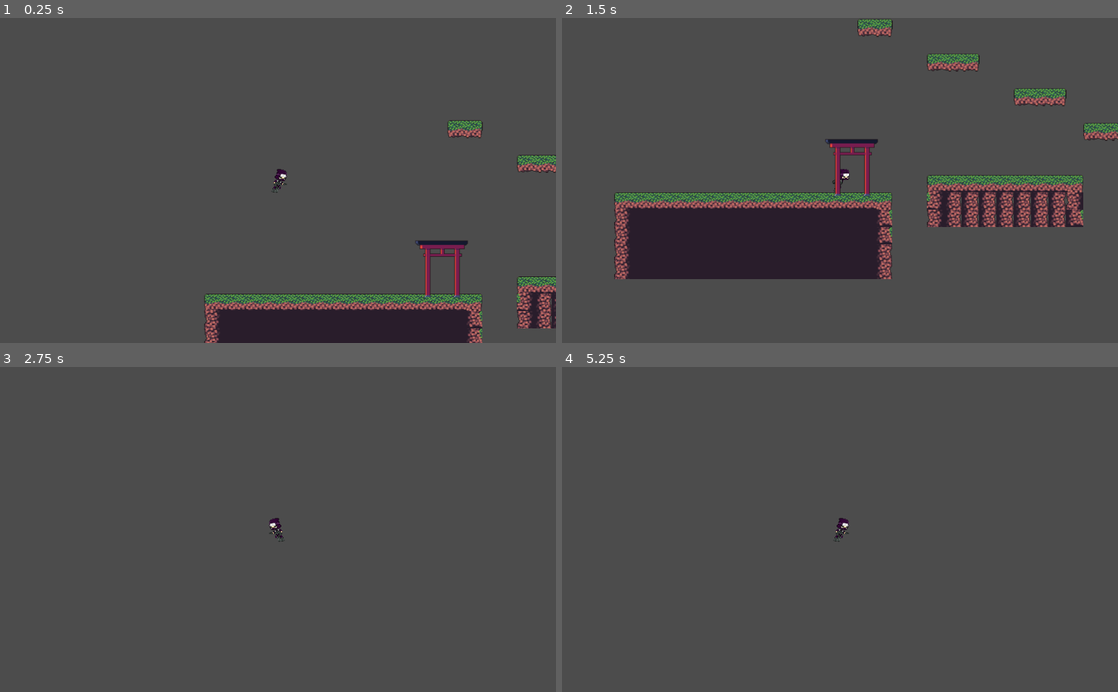
Above: before the commit, frames 1-4 (two rows, left to right).
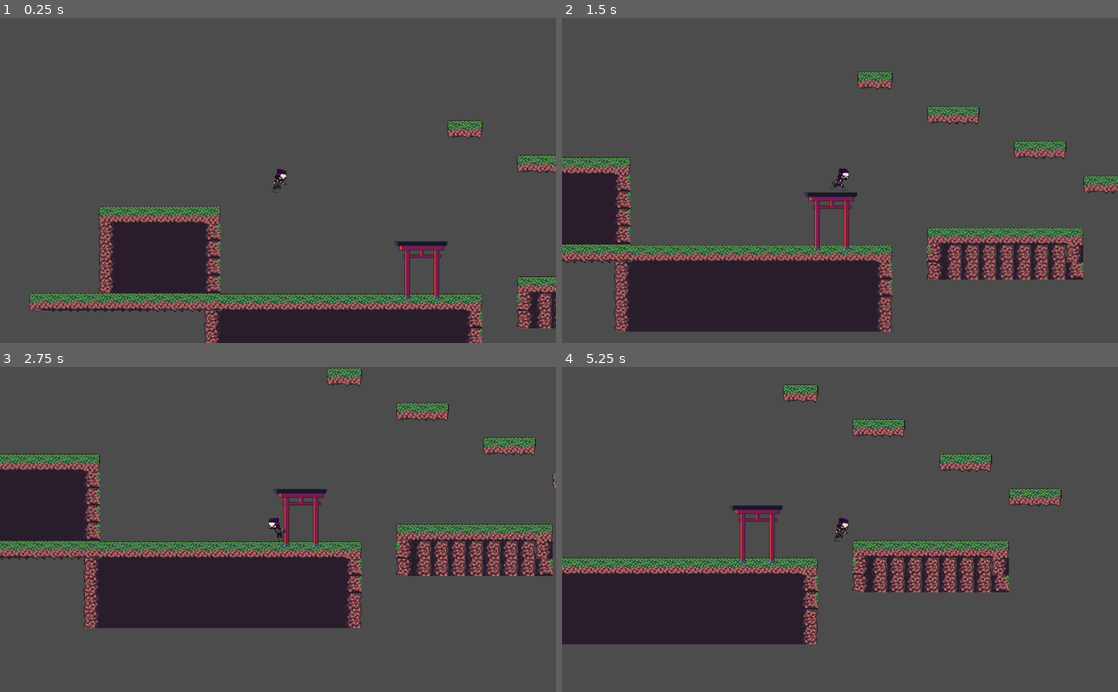
Above: after the commit, the same moments.

Repository: samopro/Robot-Ninja
Game: Godot game, scene res://Level1.tscn
Two runs of this game, one before a commit and one after it. Both use one fixed random seed, a clock stepped at 60 frames per second and the inputs below. The project has no main scene, so this scene is started directly.
Inputs:
- Up to frame 1 (0.25 s): no input
- Up to frame 2 (1.5 s): hold Right (ui_right) from 0.53 s (still down); tap Space (ui_select) at 0.77 s
- Up to frame 3 (2.75 s): tap Space (ui_select) at 1.52 s; release Right (ui_right) at 2.03 s; hold Left (ui_left) from 2.03 s (still down)
- Up to frame 4 (5.25 s): release Left (ui_left) at 2.78 s; hold Right (ui_right) 2.78-4.28 s; tap Space (ui_select) at 3.02, 3.77, 4.52 s; hold Left (ui_left) 4.28-5.03 s; hold Right (ui_right) from 5.03 s (still down)

The runs differ from the first frame. In frame 1, 8.1% of the frame differs, in the area x 5-85%, y 58-91%; in frame 2, 33%, in the area x 0-100%, y 0-97%; in frame 3, 24%; in frame 4, 18%.

Commit message:
TileOne-Way added, Tori as Tile added

Diff:
--- a/Level1.tscn
+++ b/Level1.tscn
@@ -13,6 +13,7 @@
 [ext_resource path="res://ASSETS/worldTiles/float_ground01.png" type="Texture" id=11]
 [ext_resource path="res://ASSETS/worldTiles/float_ground03.png" type="Texture" id=12]
 [ext_resource path="res://ASSETS/Platforms/Tori.png" type="Texture" id=13]
+[ext_resource path="res://ASSETS/worldTiles/ground09.png" type="Texture" id=14]
 
 [sub_resource type="ConvexPolygonShape2D" id=1]
 points = PoolVector2Array( 0, 0, 32, 0, 32, 32, 0, 32 )
@@ -22,6 +23,9 @@
 
 [sub_resource type="ConvexPolygonShape2D" id=3]
 points = PoolVector2Array( 0, 0, 33, 0, 33, 33, 0, 33 )
+
+[sub_resource type="ConvexPolygonShape2D" id=13]
+points = PoolVector2Array( 0, 0, 33, 0, 32.6375, 31.8622, 0, 32 )
 
 [sub_resource type="ConvexPolygonShape2D" id=4]
 points = PoolVector2Array( 0, 0, 32, 0, 32, 32, 0, 32 )
@@ -269,9 +273,217 @@
 "shape_transform": Transform2D( 1, 0, 0, 1, 0, 0 )
 } ]
 10/z_index = 0
+11/name = "ground09.png 11"
+11/texture = ExtResource( 14 )
+11/tex_offset = Vector2( 0, 0 )
+11/modulate = Color( 1, 1, 1, 1 )
+11/region = Rect2( 0, 0, 33, 32 )
+11/tile_mode = 0
+11/occluder_offset = Vector2( 0, 0 )
+11/navigation_offset = Vector2( 0, 0 )
+11/shape_offset = Vector2( 0, 0 )
+11/shape_transform = Transform2D( 1, 0, 0, 1, 0, 0 )
+11/shape = SubResource( 13 )
+11/shape_one_way = false
+11/shape_one_way_margin = 1.0
+11/shapes = [ {
+"autotile_coord": Vector2( 0, 0 ),
+"one_way": false,
+"one_way_margin": 1.0,
+"shape": SubResource( 13 ),
+"shape_transform": Transform2D( 1, 0, 0, 1, 0, 0 )
+} ]
+11/z_index = 0
+
+[sub_resource type="TileSet" id=14]
+0/name = "Tori.png 0"
+0/texture = ExtResource( 13 )
+0/tex_offset = Vector2( 0, 0 )
+0/modulate = Color( 1, 1, 1, 1 )
+0/region = Rect2( 14, 23, 98, 106 )
+0/tile_mode = 0
+0/occluder_offset = Vector2( 0, 0 )
+0/navigation_offset = Vector2( 0, 0 )
+0/shape_offset = Vector2( 0, 0 )
+0/shape_transform = Transform2D( 1, 0, 0, 1, 0, 0 )
+0/shape_one_way = false
+0/shape_one_way_margin = 0.0
+0/shapes = [  ]
+0/z_index = 0
+1/name = "float_ground01.png 1"
+1/texture = ExtResource( 11 )
+1/tex_offset = Vector2( 0, 0 )
+1/modulate = Color( 1, 1, 1, 1 )
+1/region = Rect2( -1, 0, 35, 32 )
+1/tile_mode = 0
+1/occluder_offset = Vector2( 0, 0 )
+1/navigation_offset = Vector2( 0, 0 )
+1/shape_offset = Vector2( 0, 0 )
+1/shape_transform = Transform2D( 1, 0, 0, 1, 0, 0 )
+1/shape_one_way = false
+1/shape_one_way_margin = 0.0
+1/shapes = [  ]
+1/z_index = 0
+2/name = "float_ground02.png 2"
+2/texture = ExtResource( 10 )
+2/tex_offset = Vector2( 0, 0 )
+2/modulate = Color( 1, 1, 1, 1 )
+2/region = Rect2( 0, 0, 32, 32 )
+2/tile_mode = 0
+2/occluder_offset = Vector2( 0, 0 )
+2/navigation_offset = Vector2( 0, 0 )
+2/shape_offset = Vector2( 0, 0 )
+2/shape_transform = Transform2D( 1, 0, 0, 1, 0, 0 )
+2/shape_one_way = false
+2/shape_one_way_margin = 0.0
+2/shapes = [  ]
+2/z_index = 0
+3/name = "float_ground03.png 3"
+3/texture = ExtResource( 12 )
+3/tex_offset = Vector2( 0, 0 )
+3/modulate = Color( 1, 1, 1, 1 )
+3/region = Rect2( 0, 0, 32, 33 )
+3/tile_mode = 0
+3/occluder_offset = Vector2( 0, 0 )
+3/navigation_offset = Vector2( 0, 0 )
+3/shape_offset = Vector2( 0, 0 )
+3/shape_transform = Transform2D( 1, 0, 0, 1, 0, 0 )
+3/shape_one_way = false
+3/shape_one_way_margin = 0.0
+3/shapes = [  ]
+3/z_index = 0
+4/name = "ground01.png 4"
+4/texture = ExtResource( 6 )
+4/tex_offset = Vector2( 0, 0 )
+4/modulate = Color( 1, 1, 1, 1 )
+4/region = Rect2( 0, 0, 32, 32 )
+4/tile_mode = 0
+4/occluder_offset = Vector2( 0, 0 )
+4/navigation_offset = Vector2( 0, 0 )
+4/shape_offset = Vector2( 0, 0 )
+4/shape_transform = Transform2D( 1, 0, 0, 1, 0, 0 )
+4/shape_one_way = false
+4/shape_one_way_margin = 0.0
+4/shapes = [  ]
+4/z_index = 0
+5/name = "ground02.png 5"
+5/texture = ExtResource( 1 )
+5/tex_offset = Vector2( 0, 0 )
+5/modulate = Color( 1, 1, 1, 1 )
+5/region = Rect2( 0, 0, 32, 32 )
+5/tile_mode = 0
+5/occluder_offset = Vector2( 0, 0 )
+5/navigation_offset = Vector2( 0, 0 )
+5/shape_offset = Vector2( 0, 0 )
+5/shape_transform = Transform2D( 1, 0, 0, 1, 0, 0 )
+5/shape_one_way = false
+5/shape_one_way_margin = 0.0
+5/shapes = [  ]
+5/z_index = 0
+6/name = "ground03.png 6"
+6/texture = ExtResource( 8 )
+6/tex_offset = Vector2( 0, 0 )
+6/modulate = Color( 1, 1, 1, 1 )
+6/region = Rect2( 0, 0, 32, 32 )
+6/tile_mode = 0
+6/occluder_offset = Vector2( 0, 0 )
+6/navigation_offset = Vector2( 0, 0 )
+6/shape_offset = Vector2( 0, 0 )
+6/shape_transform = Transform2D( 1, 0, 0, 1, 0, 0 )
+6/shape_one_way = false
+6/shape_one_way_margin = 0.0
+6/shapes = [  ]
+6/z_index = 0
+7/name = "ground04.png 7"
+7/texture = ExtResource( 4 )
+7/tex_offset = Vector2( 0, 0 )
+7/modulate = Color( 1, 1, 1, 1 )
+7/region = Rect2( 0, 0, 32, 32 )
+7/tile_mode = 0
+7/occluder_offset = Vector2( 0, 0 )
+7/navigation_offset = Vector2( 0, 0 )
+7/shape_offset = Vector2( 0, 0 )
+7/shape_transform = Transform2D( 1, 0, 0, 1, 0, 0 )
+7/shape_one_way = false
+7/shape_one_way_margin = 0.0
+7/shapes = [  ]
+7/z_index = 0
+8/name = "ground05.png 8"
+8/texture = ExtResource( 5 )
+8/tex_offset = Vector2( 0, 0 )
+8/modulate = Color( 1, 1, 1, 1 )
+8/region = Rect2( 0, 0, 32, 32 )
+8/tile_mode = 0
+8/occluder_offset = Vector2( 0, 0 )
+8/navigation_offset = Vector2( 0, 0 )
+8/shape_offset = Vector2( 0, 0 )
+8/shape_transform = Transform2D( 1, 0, 0, 1, 0, 0 )
+8/shape_one_way = false
+8/shape_one_way_margin = 0.0
+8/shapes = [  ]
+8/z_index = 0
+9/name = "ground06.png 9"
+9/texture = ExtResource( 7 )
+9/tex_offset = Vector2( 0, 0 )
+9/modulate = Color( 1, 1, 1, 1 )
+9/region = Rect2( 0, 0, 32, 32 )
+9/tile_mode = 0
+9/occluder_offset = Vector2( 0, 0 )
+9/navigation_offset = Vector2( 0, 0 )
+9/shape_offset = Vector2( 0, 0 )
+9/shape_transform = Transform2D( 1, 0, 0, 1, 0, 0 )
+9/shape_one_way = false
+9/shape_one_way_margin = 0.0
+9/shapes = [  ]
+9/z_index = 0
+10/name = "ground07.png 10"
+10/texture = ExtResource( 3 )
+10/tex_offset = Vector2( 0, 0 )
+10/modulate = Color( 1, 1, 1, 1 )
+10/region = Rect2( 0, 0, 32, 32 )
+10/tile_mode = 0
+10/occluder_offset = Vector2( 0, 0 )
+10/navigation_offset = Vector2( 0, 0 )
+10/shape_offset = Vector2( 0, 0 )
+10/shape_transform = Transform2D( 1, 0, 0, 1, 0, 0 )
+10/shape_one_way = false
+10/shape_one_way_margin = 0.0
+10/shapes = [  ]
+10/z_index = 0
+11/name = "ground08.png 11"
+11/texture = ExtResource( 9 )
+11/tex_offset = Vector2( 0, 0 )
+11/modulate = Color( 1, 1, 1, 1 )
+11/region = Rect2( 0, 0, 32, 32 )
+11/tile_mode = 0
+11/occluder_offset = Vector2( 0, 0 )
+11/navigation_offset = Vector2( 0, 0 )
+11/shape_offset = Vector2( 0, 0 )
+11/shape_transform = Transform2D( 1, 0, 0, 1, 0, 0 )
+11/shape_one_way = false
+11/shape_one_way_margin = 0.0
+11/shapes = [  ]
+11/z_index = 0
+12/name = "ground09.png 12"
+12/texture = ExtResource( 14 )
+12/tex_offset = Vector2( 0, 0 )
+12/modulate = Color( 1, 1, 1, 1 )
+12/region = Rect2( 0, 0, 32, 33 )
+12/tile_mode = 0
+12/occluder_offset = Vector2( 0, 0 )
+12/navigation_offset = Vector2( 0, 0 )
+12/shape_offset = Vector2( 0, 0 )
+12/shape_transform = Transform2D( 1, 0, 0, 1, 0, 0 )
+12/shape_one_way = false
+12/shape_one_way_margin = 0.0
+12/shapes = [  ]
+12/z_index = 0
 
 [sub_resource type="RectangleShape2D" id=12]
-extents = Vector2( 48.7715, 3.32687 )
+extents = Vector2( 48.7715, 2.16684 )
+
+[sub_resource type="RectangleShape2D" id=15]
+extents = Vector2( 112.857, 9.24658 )
 
 [node name="Level1" type="Node"]
 
@@ -279,33 +491,27 @@
 tile_set = SubResource( 11 )
 cell_size = Vector2( 32, 32 )
 format = 1
-tile_data = PoolIntArray( 327695, 9, 0, 327696, 10, 0, 45877 …(394 unchanged characters)… 7543, 8, 0, 917544, 8, 0, 917545, 8, 0, 983041, 0, 0, 983042, 1, 0, 983043, 1, 0, 983044, …(1542 unchanged characters)…
+tile_data = PoolIntArray( 327695, 9, 0, 327696, 10, 0, 45877 …(394 unchanged characters)… 7543, 8, 0, 917544, 8, 0, 917545, 8, 0, 1048567, 9, 0, 1048568, 8, 0, 1048569, 8, 0, 1048570, 8, 0, 1048571, 8, 0, 1048572, 8, 0, 1048573, 8, 0, 1048574, 8, 0, 1048575, 8, 0, 983040, 8, 0, 983041, 8, 0, 983042, 1, 0, 983043, 1, 0, 983044, …(1542 unchanged characters)…
+
+[node name="Tiles One-Way" type="TileMap" parent="."]
+position = Vector2( -34.5217, -33.4102 )
+tile_set = SubResource( 14 )
+cell_size = Vector2( 32, 32 )
+format = 1
+tile_data = PoolIntArray( 786428, 4, 0, 786429, 5, 0, 786430, 5, 0, 786431, 5, 0, 720896, 5, 0, 720897, 5, 0, 720898, 6, 0, 851964, 7, 0, 851965, 11, 0, 851966, 11, 0, 851967, 11, 0, 786432, 11, 0, 786433, 11, 0, 786434, 10, 0, 917500, 7, 0, 917501, 11, 0, 917502, 11, 0, 917503, 11, 0, 851968, 11, 0, 851969, 11, 0, 851970, 10, 0, 851981, 0, 0, 983036, 7, 0, 983037, 11, 0, 983038, 11, 0, 983039, 11, 0, 917504, 11, 0, 917505, 11, 0, 917506, 10, 0, 1048572, 7, 0, 1048573, 11, 0, 1048574, 11, 0, 1048575, 11, 0, 983040, 11, 0, 983041, 11, 0, 983042, 10, 0, 1114104, 4, 0, 1114105, 5, 0, 1114106, 5, 0, 1114107, 5, 0, 1114108, 5, 0, 1114109, 5, 0, 1114110, 5, 0, 1114111, 2, 0, 1048576, 2, 0, 1048577, 2, 0, 1048578, 2, 0 )
+
+[node name="StaticBody2D" type="StaticBody2D" parent="Tiles One-Way"]
+position = Vector2( 466.556, 417.314 )
+
+[node name="CollisionShape2D" type="CollisionShape2D" parent="Tiles One-Way/StaticBody2D"]
+position = Vector2( -0.36731, 1.46524 )
+shape = SubResource( 12 )
+one_way_collision = true
+
+[node name="CollisionShape2D2" type="CollisionShape2D" parent="Tiles One-Way/StaticBody2D"]
+position = Vector2( -482.125, -56.1437 )
+shape = SubResource( 15 )
+one_way_collision = true
 
 [node name="KinematicBody2D" parent="." instance=ExtResource( 2 )]
 position = Vector2( 167.678, 200.976 )
-
-[node name="StaticBody2D" type="StaticBody2D" parent="."]
-
-[node name="Sprite" type="Sprite" parent="StaticBody2D"]
-position = Vector2( 469.393, 421.796 )
-texture = ExtResource( 13 )
-
-[node name="CollisionShape2D" type="CollisionShape2D" parent="StaticBody2D"]
-position = Vector2( 469.002, 384.695 )
-shape = SubResource( 12 )
-one_way_collision = true
-
-[node name="StaticBody2D2" type="StaticBody2D" parent="."]
-position = Vector2( 1227.11, -161.817 )
-__meta__ = {
-"_edit_group_": true
-}
-
-[node name="Sprite" type="Sprite" parent="StaticBody2D2"]
-position = Vector2( 469.393, 421.796 )
-texture = ExtResource( 13 )
-
-[node name="CollisionShape2D" type="CollisionShape2D" parent="StaticBody2D2"]
-position = Vector2( 469.002, 384.695 )
-shape = SubResource( 12 )
-one_way_collision = true
Binary file added: ASSETS/worldTiles/ground09.png
Not shown, added: ASSETS/worldTiles/ground09.png.import
Not shown: 1 places in Level1.tscn that only renumber resources
